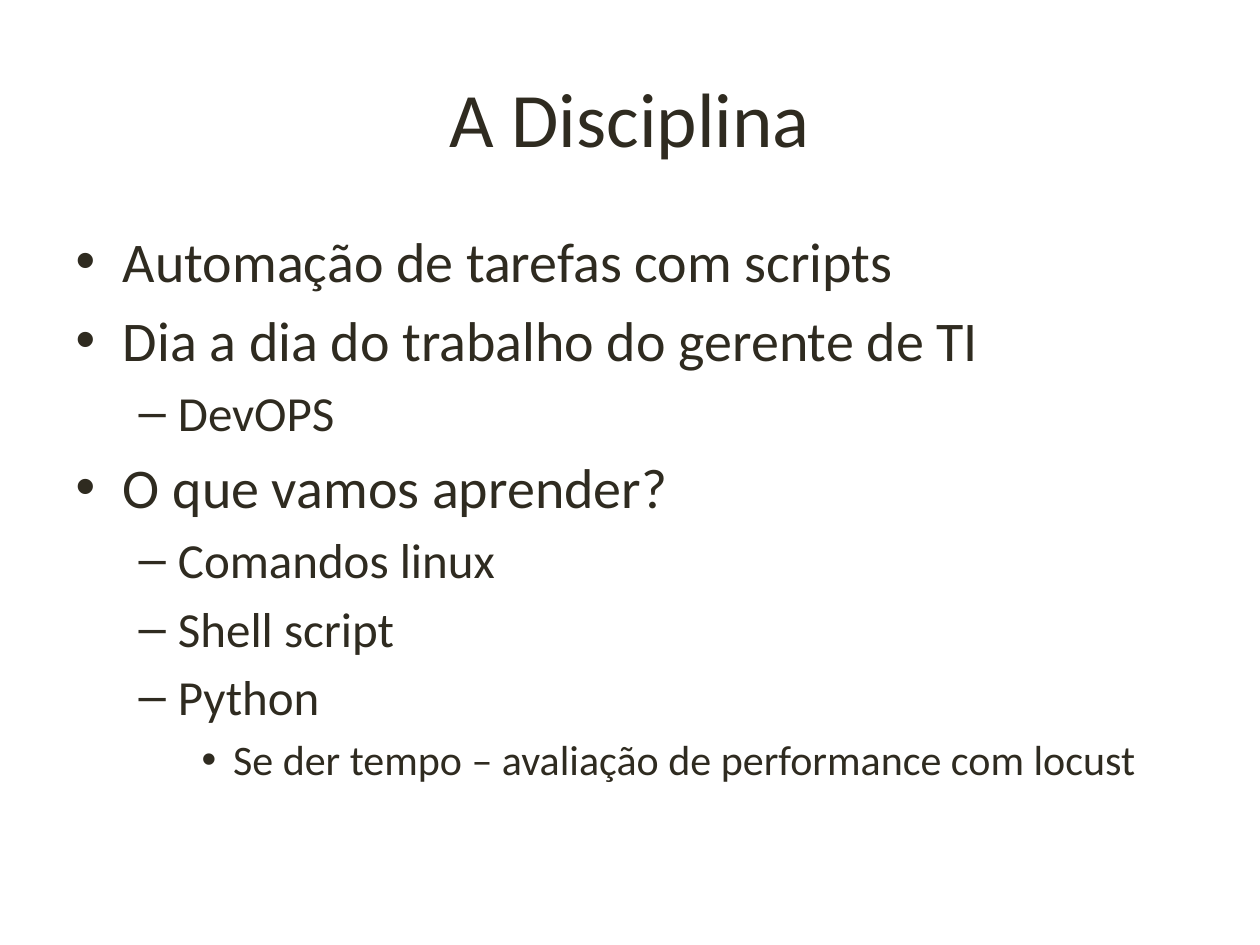
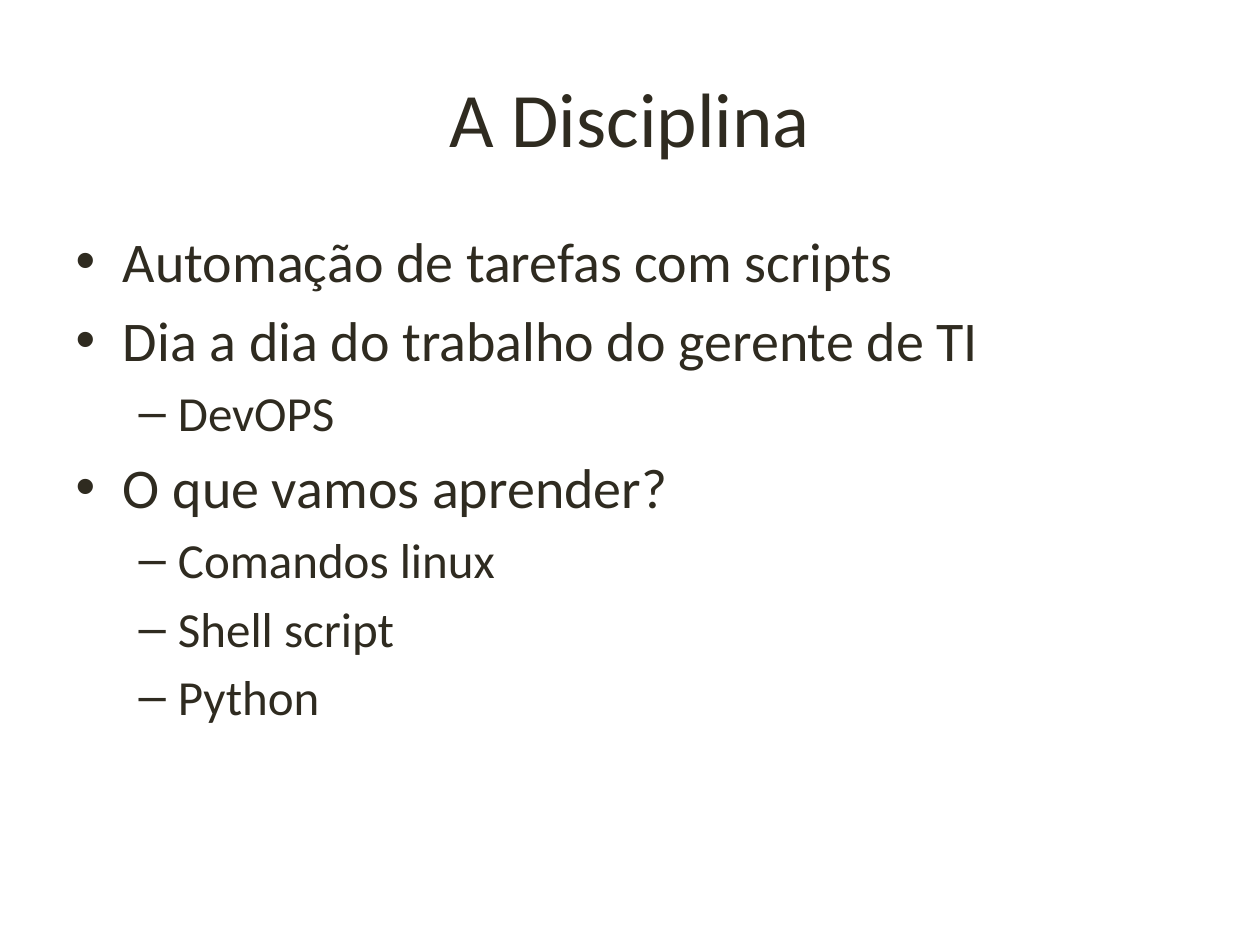
Before and after one commit to niviaquental/niviaquental.github.io, a slide deck: slide 2 of AutomacaoComScripts/Aula01-Introducao/01-Introducao.pptx. Drawn at 1260x945 pixels with LibreOffice and Linux fonts; fonts in the diff are those of the drawing. Boxes give left, top, right and bottom in pixels: in the first picture for what was removed or moved away, otherwise in the second. Text is boxed around its words. In the diff, an @@ line names an element or a change of style, - is before the commit and + after.

```diff
--- a/AutomacaoComScripts/Aula01-Introducao/01-Introducao.pptx
+++ b/AutomacaoComScripts/Aula01-Introducao/01-Introducao.pptx
@@ text at <box>233,746,1136,782</box>: paragraph removed @@
-    • Se der tempo – avaliação de performance com locust
```
Also in this commit, not shown: 3 other slides changed, 3 other files.
